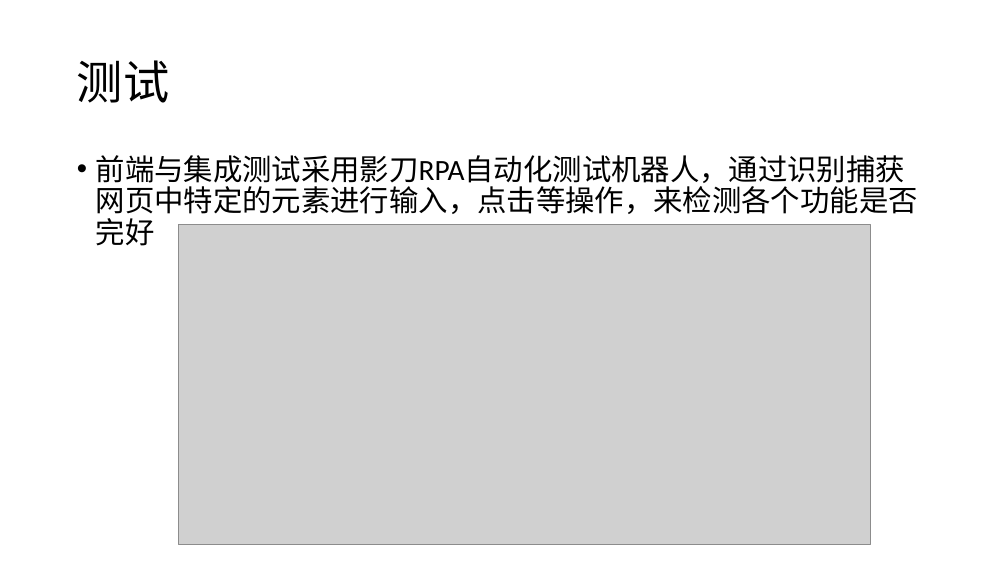
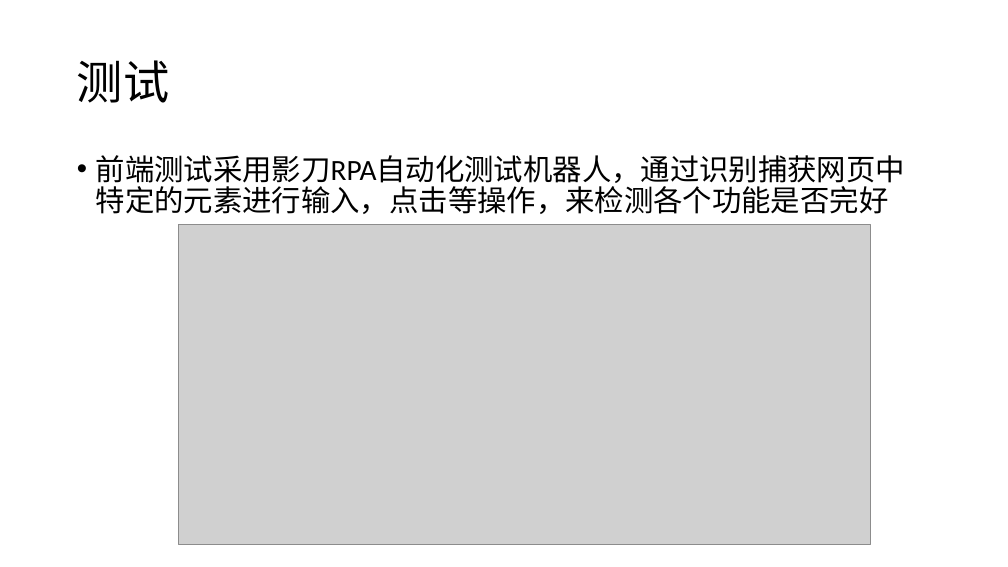
Before and after one commit to Fourffffff/docs, a slide deck: slide 17 of 期末演示.pptx (slide 16 before the commit). Drawn at 1008x567 pixels with LibreOffice and Linux fonts; fonts in the diff are those of the drawing; grey boxes stand for pictures. Boxes give left, top, right and bottom in pixels: in the first picture for what was removed or moved away, otherwise in the second. Text is boxed around its words. In the diff, an @@ line names an element or a change of style, - is before the commit and + after.

```diff
--- a/期末演示.pptx
+++ b/期末演示.pptx
@@ text at [96, 155, 905, 214]: text changed @@
-• 前端与集成测试采用影刀RPA自动化测试机器人，通过识别捕获网页中特定的元素进行输入，点击等操作，来检测各个功能是否完好
+• 前端测试采用影刀RPA自动化测试机器人，通过识别捕获网页中特定的元素进行输入，点击等操作，来检测各个功能是否完好
```
Also in this commit, not shown: 1 other slide changed, 1 slide added, 16 other files.
